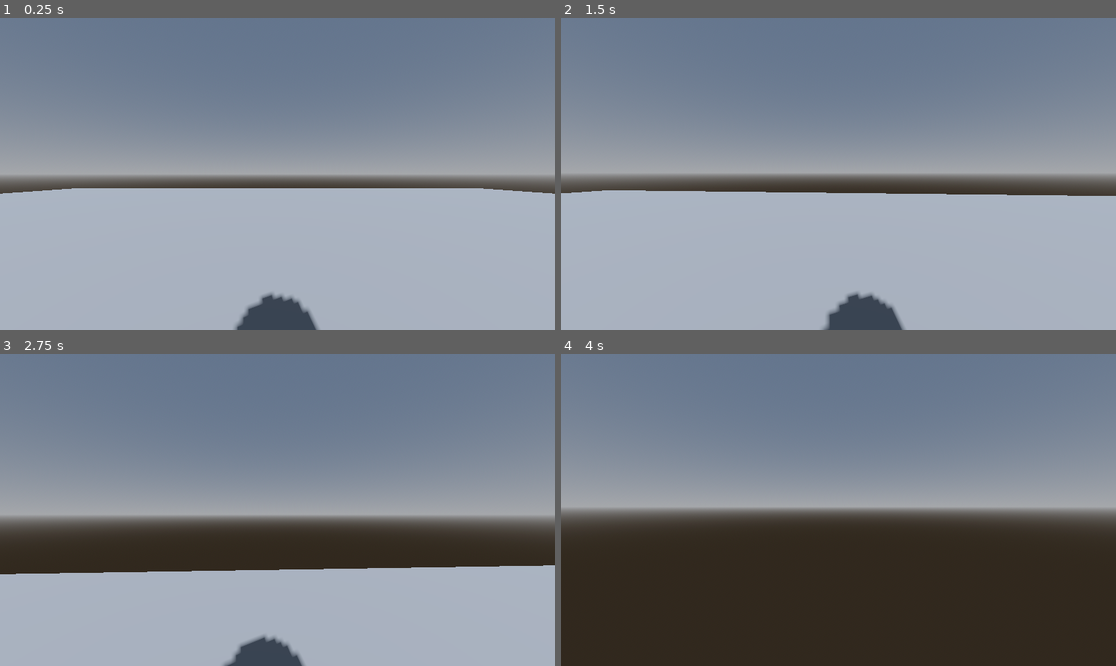
Above: before the commit, frames 1-4 (two rows, left to right).
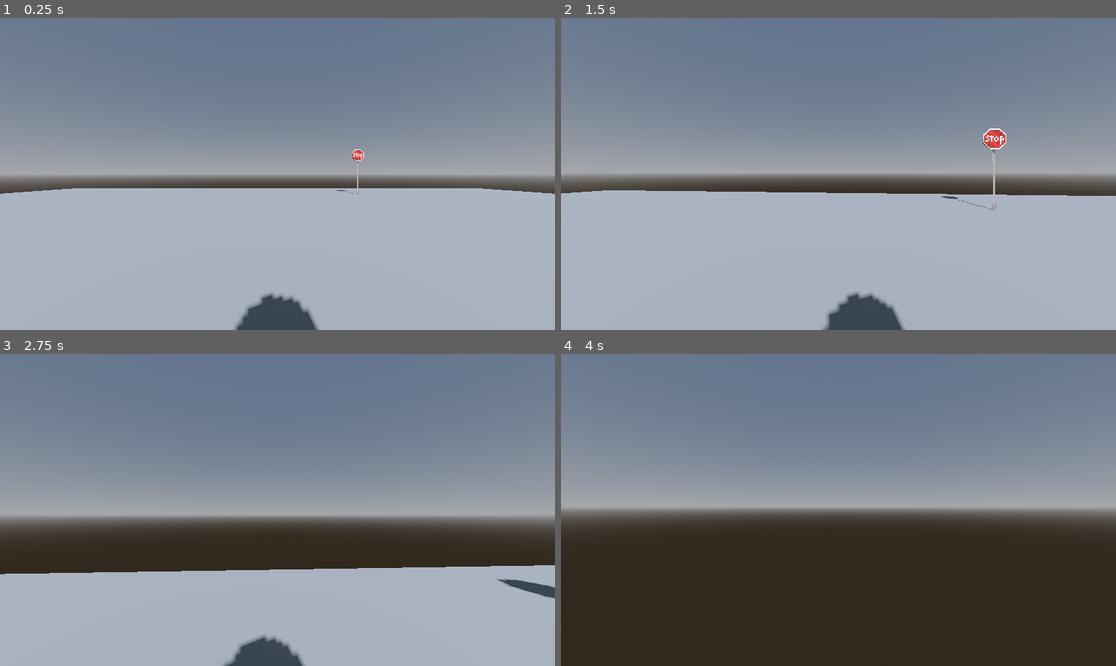
Above: after the commit, the same moments.

Repository: SheldonCarter/shooting_arbigers
Game: Godot game, scene res://levels/world.tscn
Two runs of this game, one before a commit and one after it. Both use one fixed random seed, a clock stepped at 60 frames per second and the inputs below.
Inputs (mouse positions are in pixels of both pictures, inside the frame that each line leads up to):
- Up to frame 1 (0.25 s): no input
- Up to frame 2 (1.5 s): tap Enter at 0.5 s; move the mouse to (866, 174) at 0.52 s; hold W (move_forward) from 0.53 s (still down); tap Space (jump) at 0.77 s; move the mouse to (810, 174) at 1.27 s
- Up to frame 3 (2.75 s): keep holding W (move_forward); tap Space (jump) at 1.52 s; move the mouse to (288, 503) at 2.02 s
- Up to frame 4 (4 s): keep holding W (move_forward); move the mouse to (832, 516) at 2.77 s; tap Space (jump) at 3.02, 3.5, 3.77 s; move the mouse to (877, 513) at 3.52 s

The runs differ from the first frame. In frame 1, 0.1% of the frame differs, in the area x 0-100%, y 42-57%; in frame 2, 0.3%; in frame 3, 0.3%, in the area x 0-100%, y 67-79%; in frame 4, nothing differs.

Commit message:
added stop sign

Diff:
--- a/levels/world.tscn
+++ b/levels/world.tscn
@@ -1,6 +1,7 @@
 [gd_scene format=3 uid="uid://b6uognxlbpejd"]
 
 [ext_resource type="PackedScene" uid="uid://cf2xenb7emrix" path="res://entities/player/player.tscn" id="1_2mgkc"]
+[ext_resource type="ArrayMesh" uid="uid://ci7y6j7ht0bky" path="res://resources/shooting_range/stop_sign/stop_sign.gltf" id="2_tsgde"]
 
 [sub_resource type="ProceduralSkyMaterial" id="ProceduralSkyMaterial_712nc"]
 
@@ -54,7 +55,14 @@
 shape = SubResource("BoxShape3D_dhrd0")
 
 [node name="MeshInstance3D" type="MeshInstance3D" parent="Objects/StaticBody3D" unique_id=1185283265]
+transform = Transform3D(1, 0, 0, 0, 1, 0, 0, 0, 1, -0.019578695, -0.0022861958, -0.026757836)
 mesh = SubResource("PlaneMesh_dhrd0")
+
+[node name="StopSign" type="MeshInstance3D" parent="Objects/StaticBody3D" unique_id=87901516]
+transform = Transform3D(1, 0, 0, 0, 1, 0, 0, 0, 1, 6.8795133, -0.0024377853, -17.681414)
+mesh = ExtResource("2_tsgde")
+
+[node name="MeshInstance3D2" type="MeshInstance3D" parent="Objects/StaticBody3D" unique_id=774447003]
 
 [node name="StaticBody3D2" type="StaticBody3D" parent="Objects" unique_id=888985700]
 transform = Transform3D(1, 0, 0, 0, 1, 0, 0, 0, 1, 0, 0.91633105, 7.3382344)
--- a/project.godot
+++ b/project.godot
@@ -68,4 +68,5 @@
 
 [rendering]
 
+textures/canvas_textures/default_texture_filter=0
 rendering_device/driver.windows="d3d12"
Not shown, added: resources/shooting_range/stop_sign/stop_sign.gltf
Not shown, added: resources/shooting_range/stop_sign/stop_sign.gltf.import
Binary file added: resources/shooting_range/stop_sign/stop_sign_0.png
Not shown, added: resources/shooting_range/stop_sign/stop_sign_0.png.import
